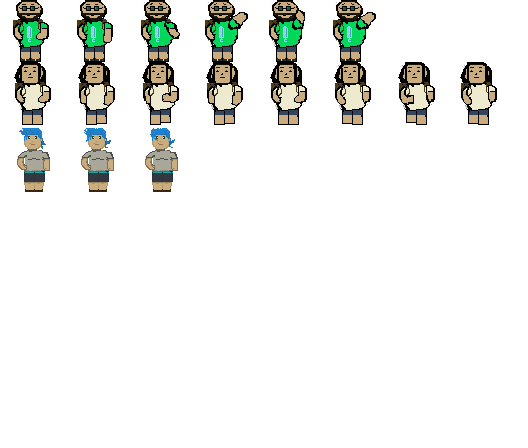
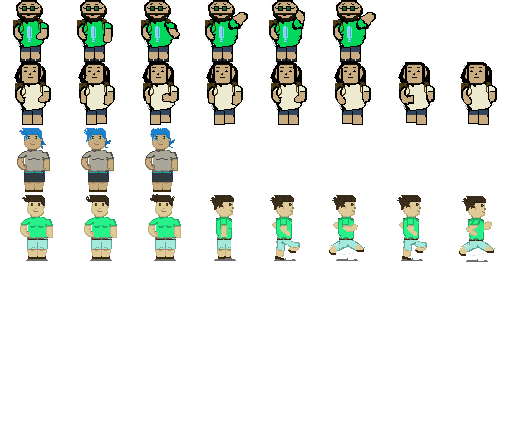
Comparing the layer stacks of the two 528×448 images. Changes:
painted on "Background" over (20, 194, 495, 262)
